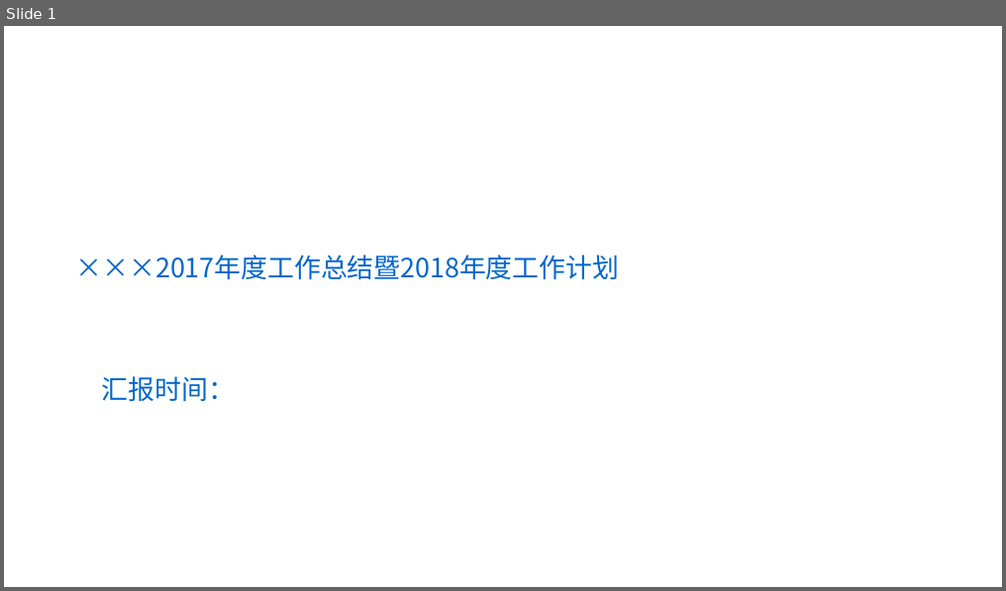
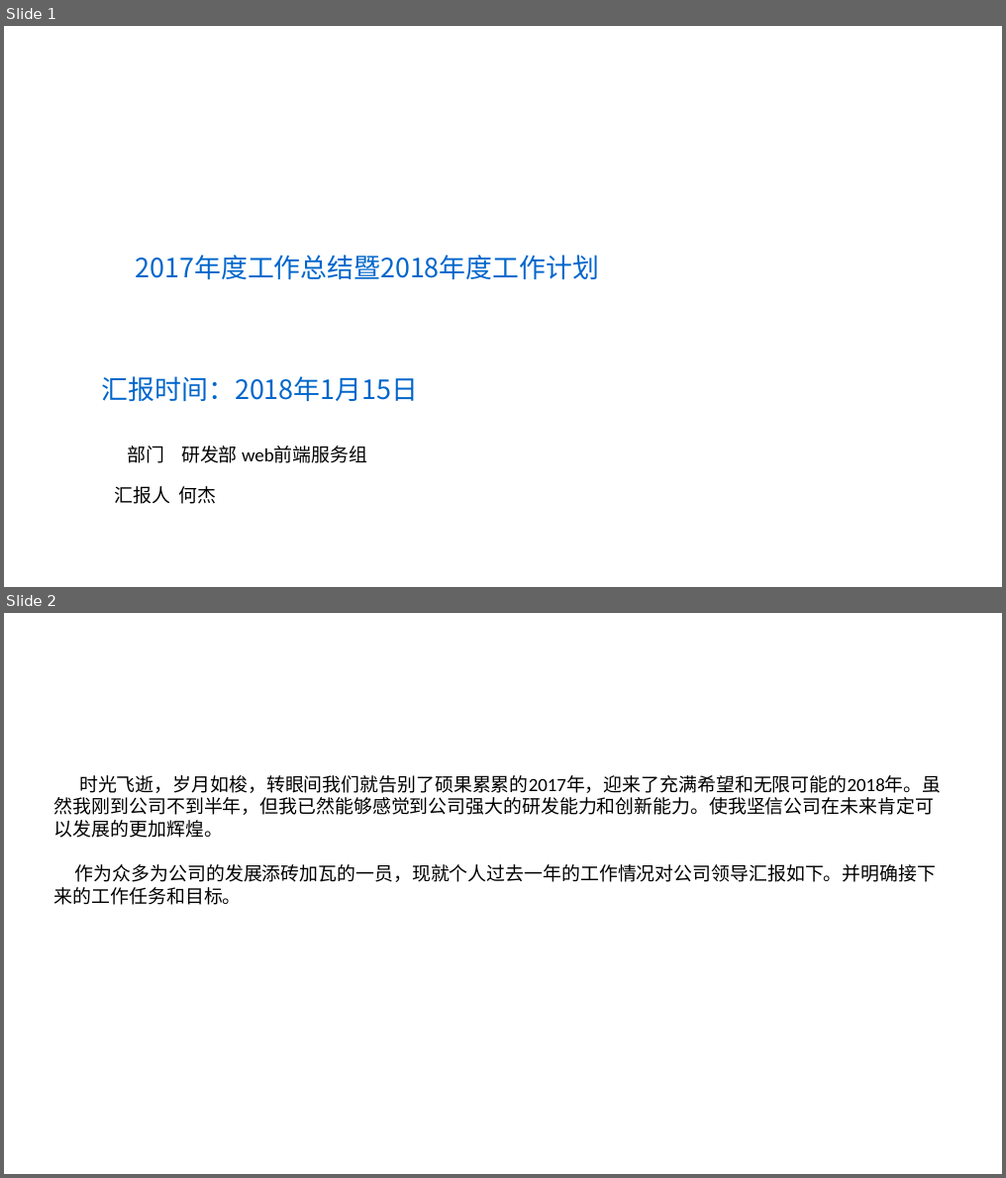
Before and after one commit to hiliny/lessonProject, a slide deck: documents/胜意科技PPT模版 (2).pptx. Shown one above the other, each under a label of ours: slide 1 before the commit, slides 1 and 2 after it. The pictures are 1006x591 and 1006x1178 pixels, drawn with LibreOffice and Linux fonts; fonts in the diff are those of the drawing; background and template pictures are left out. Boxes give left, top, right and bottom in pixels: in the first picture for what was removed or moved away, otherwise in the second. Text is boxed around its words. In the diff, an @@ line names an element or a change of style, - is before the commit and + after.

```diff
--- a/documents/胜意科技PPT模版 (2).pptx
+++ b/documents/胜意科技PPT模版 (2).pptx
@@ slide 2 added at (4,613,1002,1174), background picture (left out) @@
@@ text added at (54,775,941,905), 18 pt, text #000000 @@
+时光飞逝，岁月如梭，转眼间我们就告别了硕果累累的2017年，迎来了充满希望和无限可能的2018年。虽然我刚到公司不到半年，但我已然能够感觉到公司强大的研发能力和创新能力。使我坚信公司在未来肯定可以发展的更加辉煌。
+作为众多为公司的发展添砖加瓦的一员，现就个人过去一年的工作情况对公司领导汇报如下。并明确接下来的工作任务和目标。
@@ slide 1 changed as well @@
@@ text at (136,255,599,279): text changed @@
-×××2017年度工作总结暨2018年度工作计划
+2017年度工作总结暨2018年度工作计划
@@ text at (102,376,418,401): text changed @@
-汇报时间：
+汇报时间：2018年1月15日
@@ text added at (127,446,367,464), 18 pt, text #000000 @@
+部门 研发部 web前端服务组
@@ text added at (115,486,217,504), 18 pt, text #000000 @@
+汇报人 何杰
```
Also in this commit, not shown: 6 other slides added, 7 slides removed, 1 other file.
